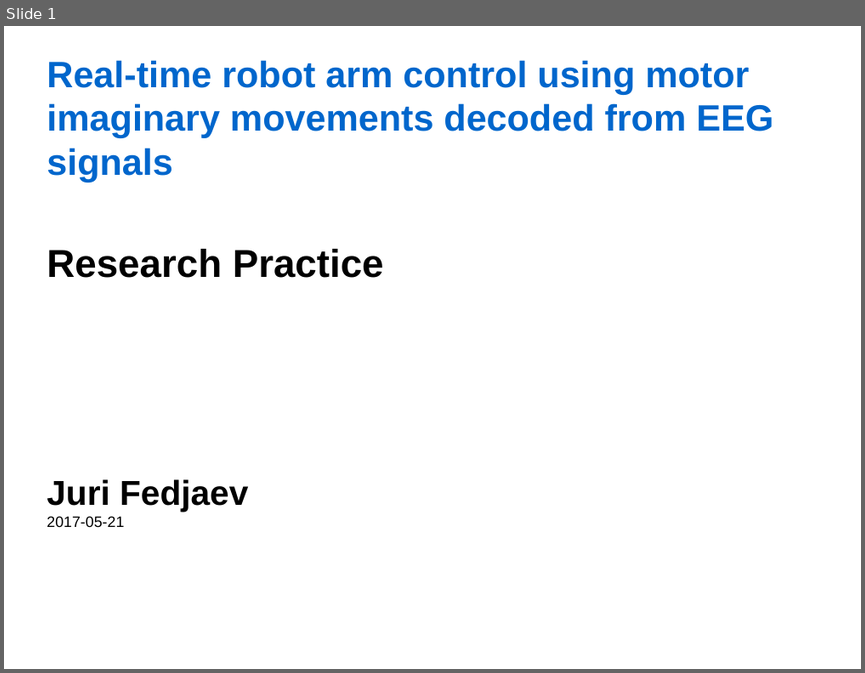
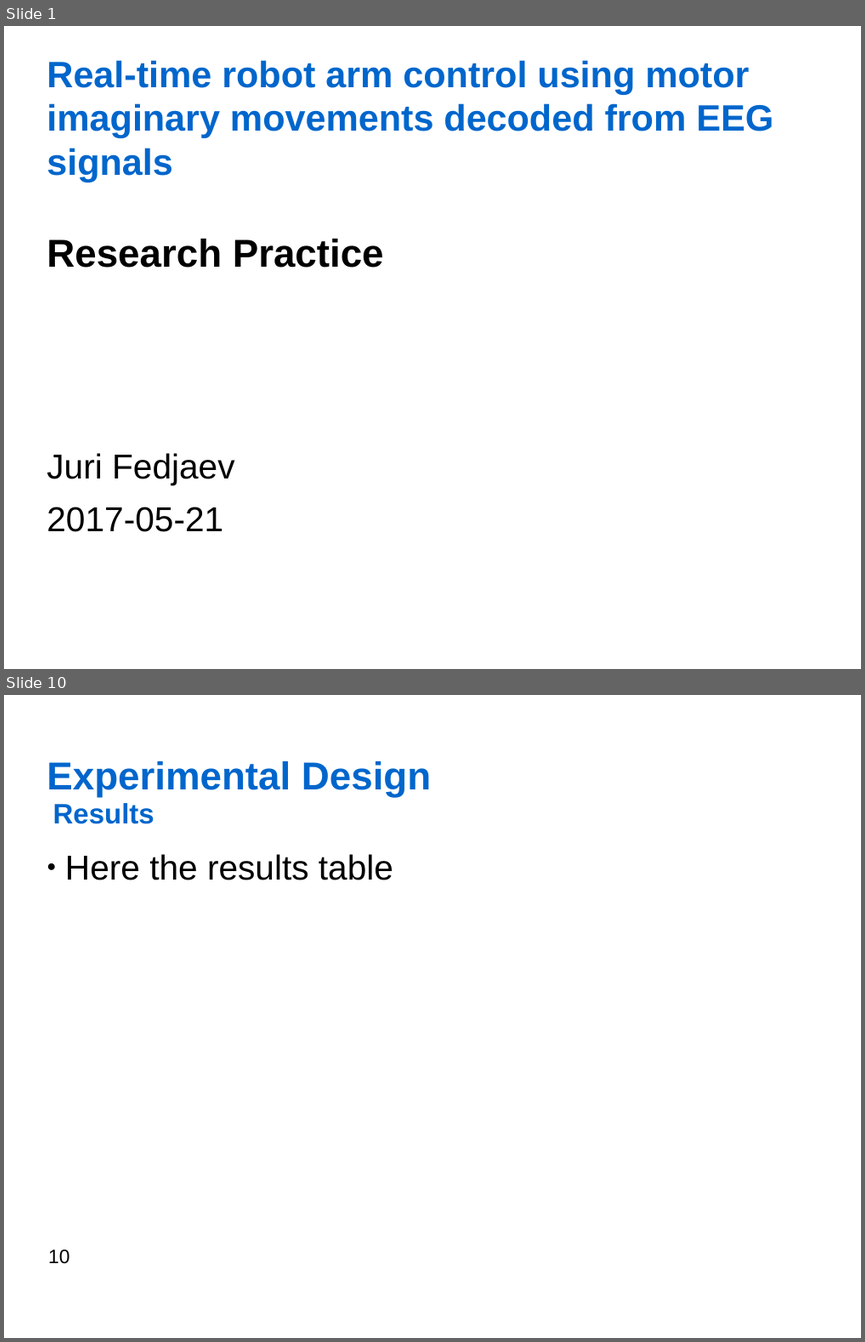
Before and after one commit to jfedjaev/NSTresearchPractice, a slide deck: Report/Presentation/Fedjaev_ResearchPractice.odp. Shown one above the other, each under a label of ours: slide 1 before the commit, slides 1 and 10 after it; the slides between them are not shown. The pictures are 865x673 and 865x1342 pixels, drawn with LibreOffice and Linux fonts; fonts in the diff are those of the drawing; background and template pictures are left out. Boxes give left, top, right and bottom in pixels: in the first picture for what was removed or moved away, otherwise in the second. Text is boxed around its words. In the diff, an @@ line names an element or a change of style, - is before the commit and + after.

```diff
--- a/Report/Presentation/Fedjaev_ResearchPractice.odp
+++ b/Report/Presentation/Fedjaev_ResearchPractice.odp
@@ slide 10 added at (x1=4, y1=695, x2=861, y2=1338), background #FFFFFF @@
@@ title added at (x1=46, y1=761, x2=431, y2=797), 36 pt, text #0066CC, bold @@
+Experimental Design
@@ title added at (x1=53, y1=803, x2=154, y2=824), 26 pt, text #0066CC, bold @@
+Results
@@ text added at (x1=65, y1=854, x2=393, y2=880), 32 pt, text #000000 @@
+● Here the results table
@@ page number added at (x1=48, y1=1249, x2=69, y2=1264), 18 pt, text #000000 @@
+10
@@ slide 1 changed as well @@
@@ text at (x1=46, y1=238, x2=384, y2=267): line spacing 1 to 0.9 @@
@@ text at (x1=46, y1=453, x2=235, y2=532): text changed; bold off @@
-Juri Fedjaev
-2017-05-21
+Juri Fedjaev
+2017-05-21
```
Also in this commit, not shown: 12 other slides added, 4 slides removed, 5 other files.
